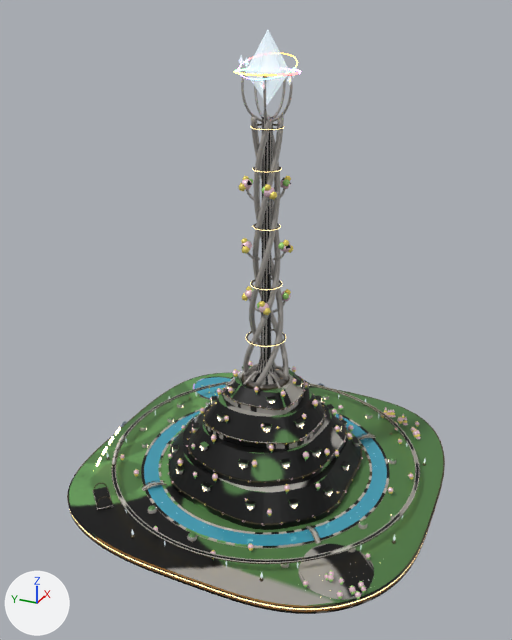
The FBX model SpaceStation/Assets/_Project/Art/Models/Modules/SM_Evo_OrbitalCity.fbx as it was, and as the next commit left it.
One viewpoint serves both versions: a camera (50 mm lens) standing at (-9.65, -5.3, 5.75) and looking at (-2.25, -1.97, 2.05). The axes (+X, +Y, +Z) are drawn at lower left. The lights are the same throughout. The first picture is the older version. Where no turn or scale is listed for an object, it has been applied to the vertices. Vertices at exactly the same position are counted once.

In view in the first picture: 'Emblem_Fx_OrbitalCity', 'SMN_Evo_OrbitalCity' and 3 more.
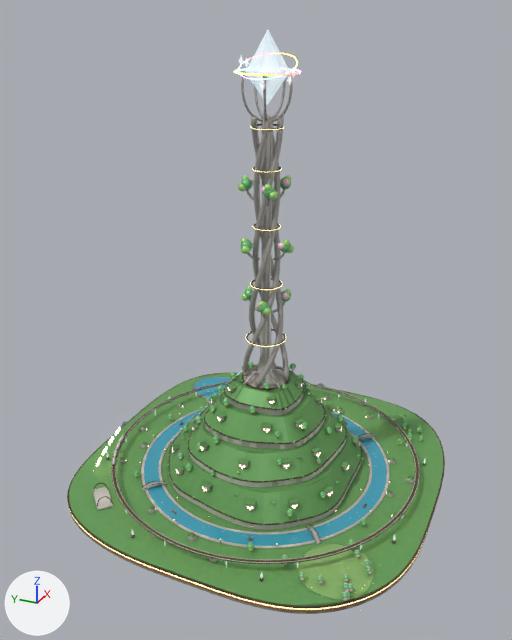
Edits to the bpy script that builds the scene:
```text
Change me_smn_evo_orbitalcity_003:
    used by ob_smn_evo_orbitalcity; location = (0.0, 0.0, 0.0)
    remove me_smn_evo_orbitalcity_003.from_pydata(...)  # 26186 vertices, 28510 faces; spans x -4.39..0.38, y -4.39..0.38, z -0.42..4.98
    add me_smn_evo_orbitalcity_003.from_pydata(...)  # 39590 vertices, 49630 faces; spans x -4.39..0.38, y -4.39..0.38, z -0.42..4.98
    me_smn_evo_orbitalcity_003 part 1: 356 loose pieces with 4062 vertices, spanning x -4.05..-0.04, y -4.01..-0.12, z -0.26..1.18, are deleted
    me_smn_evo_orbitalcity_003 part 2: 612 vertices moved within x -4.0..-0.08, y -3.99..-0.15, z -0.26..1.15; 5128 vertices removed from x -4.05..0.05, y -4.03..0.07, z -0.26..1.23; 20974 vertices added at x -4.06..0.06, y -4.03..0.08, z -0.26..1.22
    me_smn_evo_orbitalcity_003 part 3: 3 vertices moved within x -1.8..-1.72, y -2.19..-1.96, z 3.05..3.75; 1080 vertices added at x -2.33..-1.67, y -2.35..-1.65, z 2.16..3.79
    me_smn_evo_orbitalcity_003 part 4: 4603 kept faces spanning x -4.39..0.38, y -4.39..0.38, z -0.42..4.5 get new texture (UV) coordinates
    other edits to the shape of me_smn_evo_orbitalcity_003 do not show in these pictures
```

Pixel boxes [x1, y1, x2, y2] of what changed, in the pictures (512 x 640 px):
part 1 of me_smn_evo_orbitalcity_003, deleted
    before: [122, 361, 420, 601]
part 2 of me_smn_evo_orbitalcity_003, built on
    before: [120, 365, 421, 599]
    after: [119, 362, 423, 602]
part 3 of me_smn_evo_orbitalcity_003, built on
    before: [285, 176, 291, 181]
    after: [238, 175, 294, 315]
part 4 of me_smn_evo_orbitalcity_003, surface changed (lighter)
    both: [68, 117, 445, 614]
